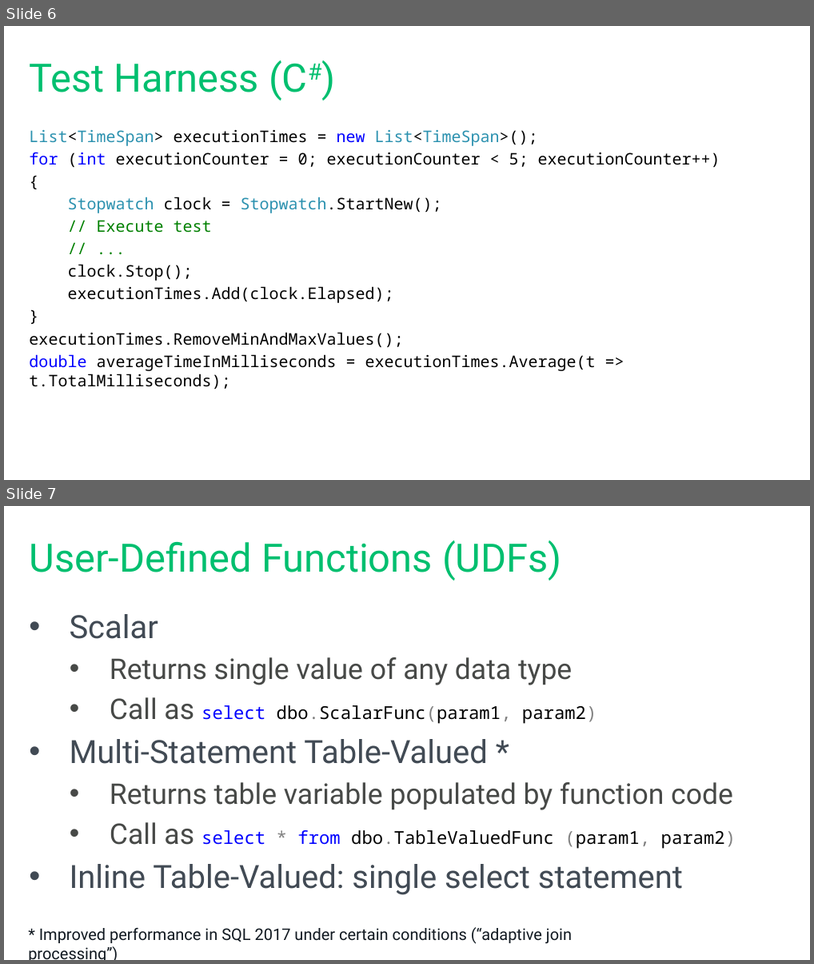
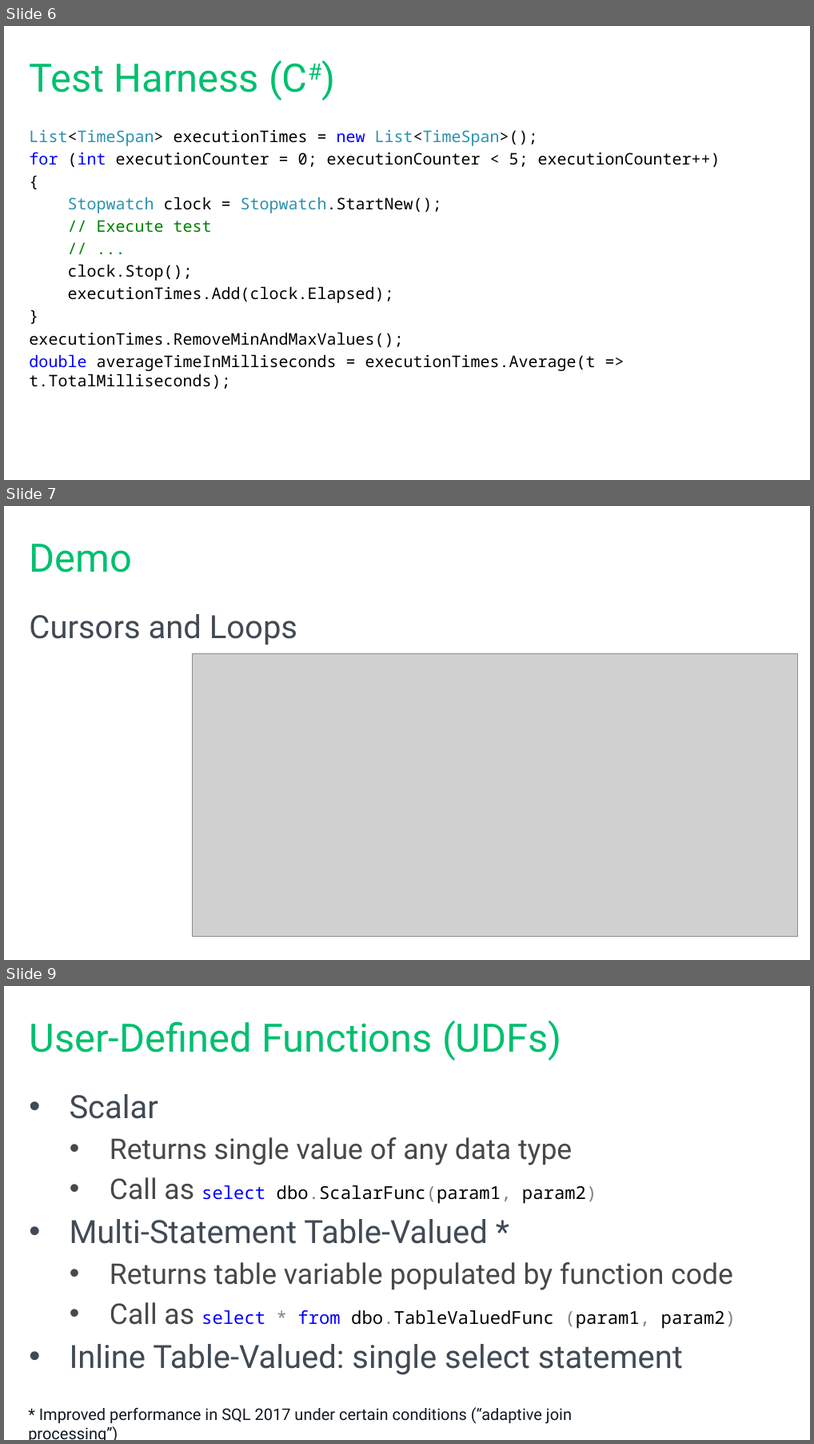
Before and after one commit to tf3604/SetMeUp, a slide deck: HowToThinkInSets.pptx. Shown one above the other, each under a label of ours: slides 6 and 7 before the commit, slides 6, 7 and 9 after it; the slides between them are not shown. The pictures are 814x964 and 814x1444 pixels, drawn with LibreOffice and Linux fonts; fonts in the diff are those of the drawing; grey boxes stand for pictures; background and template pictures are left out. Boxes give left, top, right and bottom in pixels: in the first picture for what was removed or moved away, otherwise in the second. Text is boxed around its words. In the diff, an @@ line names an element or a change of style, - is before the commit and + after.

Commit message:
More slides, including demo slides.

```diff
--- a/HowToThinkInSets.pptx
+++ b/HowToThinkInSets.pptx
@@ slide 7 added at (x1=4, y1=506, x2=810, y2=960), background #FFFFFF @@
@@ title added at (x1=30, y1=544, x2=133, y2=572), 44 pt, text #00BF6F @@
+Demo
@@ text added at (x1=29, y1=614, x2=298, y2=644), 36 pt, text #414A54 @@
+Cursors and Loops
@@ picture added at (x1=192, y1=653, x2=798, y2=936) @@
@@ what was slide 7 is now slide 9 @@
```
Also in this commit, not shown: 3 slides changed, 7 other slides added.
